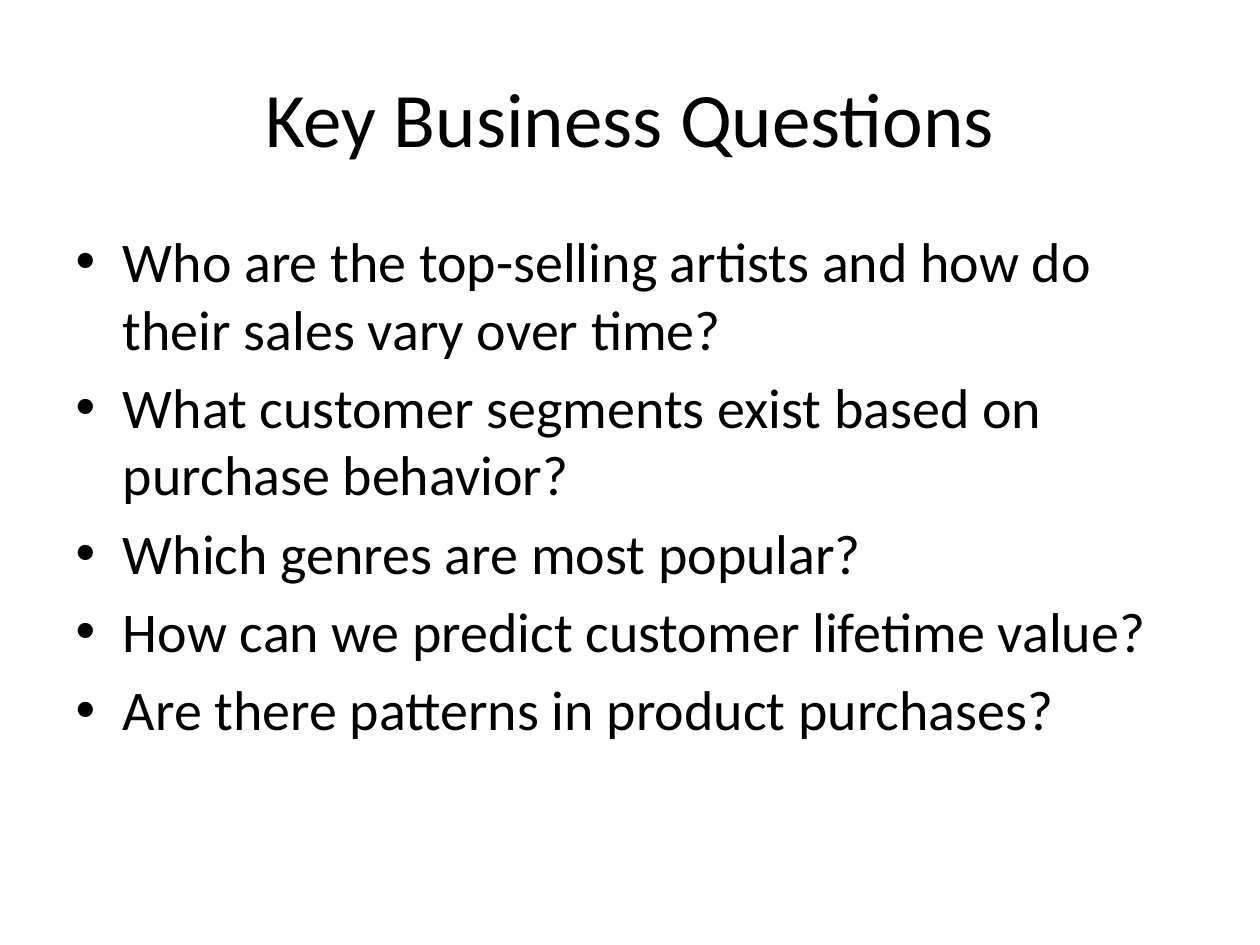
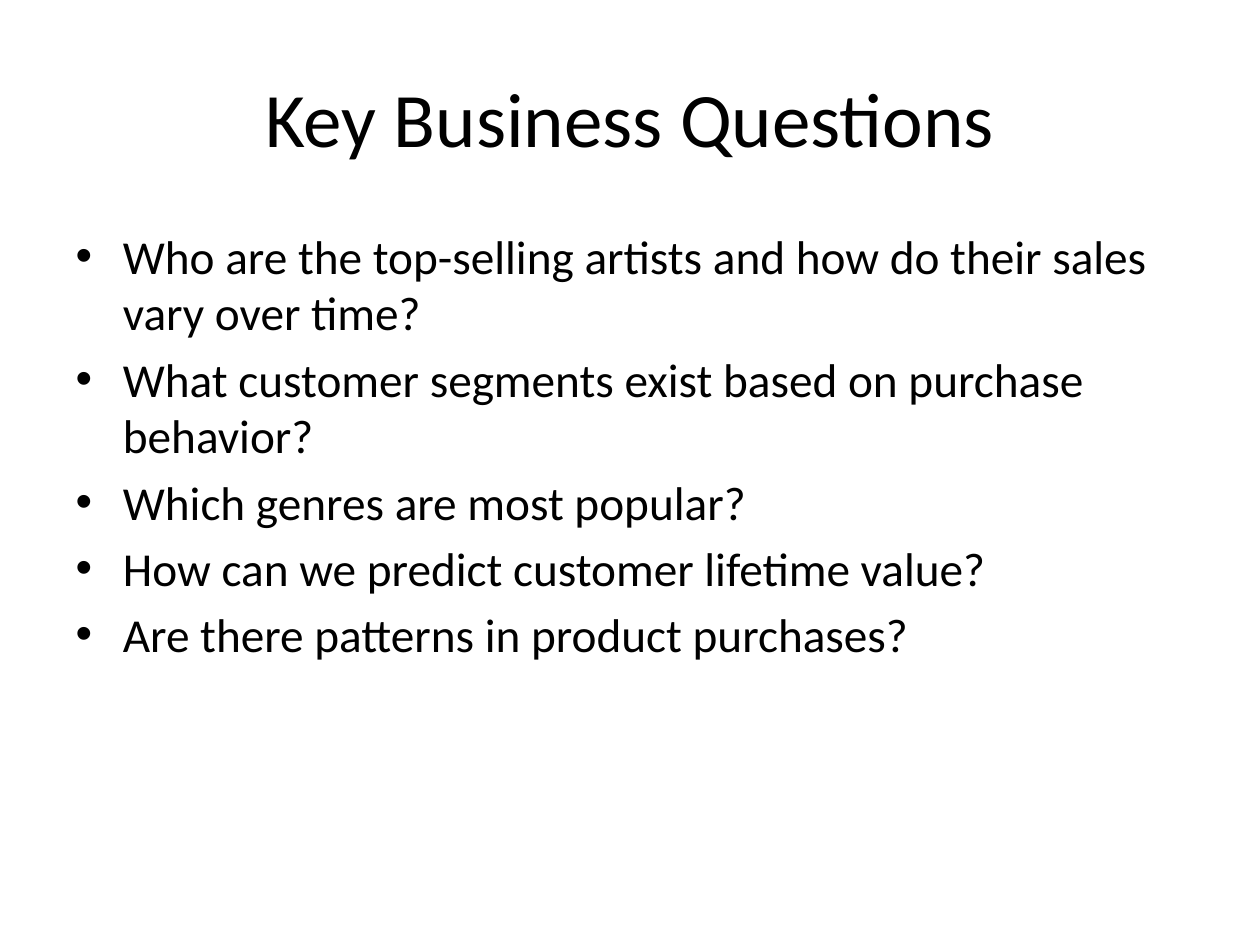
Before and after one commit to Agonwa/Chinook_Music_Sales_Analysis, a slide deck: slide 3 of Power_Point/Power_Point_Presentation.pptx. Drawn at 1260x945 pixels with LibreOffice and Linux fonts; fonts in the diff are those of the drawing. Boxes give left, top, right and bottom in pixels: in the first picture for what was removed or moved away, otherwise in the second. Text is boxed around its words. In the diff, an @@ line names an element or a change of style, - is before the commit and + after.

Commit message:
Refine PowerPoint: unified fonts and headings

```diff
--- a/Power_Point/Power_Point_Presentation.pptx
+++ b/Power_Point/Power_Point_Presentation.pptx
@@ text "Who are the top-selling artists ..." at bbox=[123, 241, 1146, 660]: size 32 to 27 pt; less space between paragraphs @@
```
Also in this commit, not shown: 8 other slides changed.
